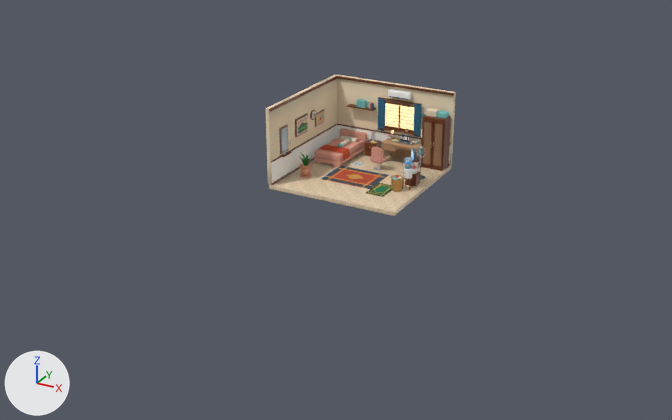
A saved change to the glTF model godot/assets/models/kos_room.glb.
Both versions are drawn from a camera (50 mm lens) standing at (14.0, -27.5, 12.1) and looking at (-0.4, -1.3, -0.9). Lighting does not change. The marker at lower left points along +X, +Y and +Z. The older version comes first. Where no turn or scale is listed for an object, it has been applied to the vertices.

In view in the first picture: 'CozyRug', 'FloorSlab', 'WainscotLeft', 'WallBack', 'WallLeft', 'WinSky' and 52 more.
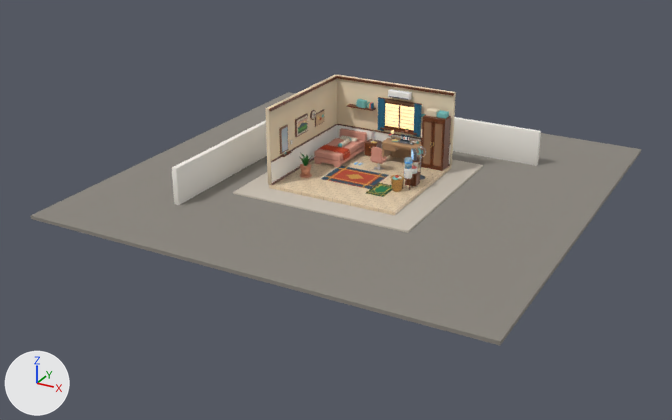
Location of each change, [x1, y1, x2, y2] in pixels of the pictures (672 x 420 px):
'OuterYard', added: after [31, 92, 641, 345]
'YardPatio', added: after [233, 159, 483, 233]
'YardFenceLeft', added: after [172, 120, 267, 205]
'YardFenceBack', added: after [453, 117, 541, 166]

Diff of the bpy script that builds the scene:
```diff
--- a/godot/assets/models/kos_room.glb.py
+++ b/godot/assets/models/kos_room.glb.py
@@ mat_kosyardpatio @@
+mat_kosyardpatio = principled_material('KosYardPatio')
+mat_kosyardpatio.base_color = (0.58, 0.52, 0.44)  # light grey #c8bfb1
+mat_kosyardpatio.roughness = 0.86
@@ mat_kosouteryard @@
+mat_kosouteryard = principled_material('KosOuterYard')
+mat_kosouteryard.base_color = (0.26, 0.24, 0.21)  # grey #8b867e
+mat_kosouteryard.roughness = 0.9
@@ me_cube_003_1 @@
+me_cube_003_1.from_pydata(...)  # 56 vertices, 108 faces; spans x -0.1..0.1, y -5.0..5.0, z -0.68..0.68
+me_cube_003_1.materials.append(mat_wainscotplaster)  # white #f5f1ea
@@ me_cube_002_1 @@
+me_cube_002_1.from_pydata(...)  # 56 vertices, 108 faces; spans x -5.0..5.0, y -0.1..0.1, z -0.68..0.68
+me_cube_002_1.materials.append(mat_wainscotplaster)  # white #f5f1ea
@@ me_cube_001_1 @@
+me_cube_001_1.from_pydata(...)  # 56 vertices, 108 faces; spans x -3.3..3.3, y -3.3..3.3, z -0.05..0.05
+me_cube_001_1.materials.append(mat_kosyardpatio)  # light grey #c8bfb1
@@ me_cube_1 @@
+me_cube_1.from_pydata(...)  # a box spanning x -8.0..8.0, y -8.0..8.0, z -0.1..0.1
+me_cube_1.materials.append(mat_kosouteryard)  # grey #8b867e
@@ ob_yardfenceleft @@
+ob_yardfenceleft = bpy.data.objects.new('YardFenceLeft', me_cube_003_1)
+ob_yardfenceleft.location = (-4.4, 0.0, 0.45)
@@ ob_yardfenceback @@
+ob_yardfenceback = bpy.data.objects.new('YardFenceBack', me_cube_002_1)
+ob_yardfenceback.location = (0.0, 4.4, 0.45)
@@ ob_yardpatio @@
+ob_yardpatio = bpy.data.objects.new('YardPatio', me_cube_001_1)
+ob_yardpatio.location = (0.0, 0.0, -0.17)
@@ ob_outeryard @@
+ob_outeryard = bpy.data.objects.new('OuterYard', me_cube_1)
+ob_outeryard.location = (0.0, 0.0, -0.24)
```
